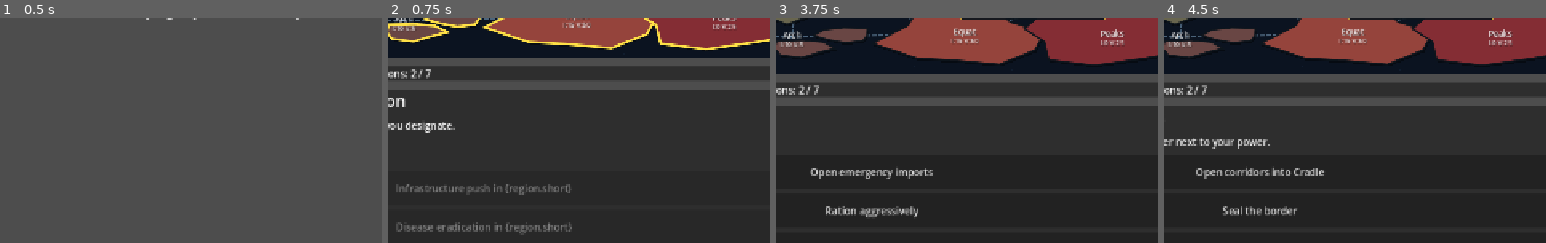
Above: before the commit, frames 1-4 (left to right).
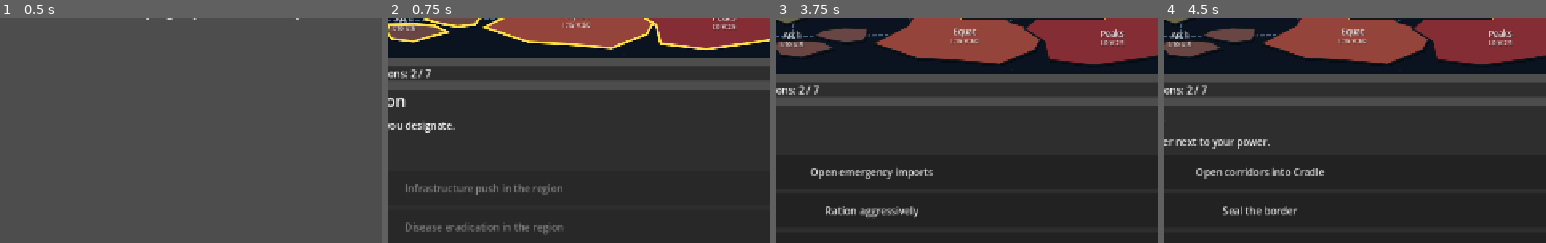
Above: after the commit, the same moments.

Repository: josemarnaiz/civplaguerush
Game: Godot game, scene res://scenes/MainMenu.tscn
Same seed, same stepped clock (60 frames per second), same inputs: the game is played once before the commit and once after it.
Inputs (mouse positions are % of the whole screen's width and height, from its top left):
- Up to frame 1 (0.5 s): no input
- Up to frame 2 (0.75 s): click "Start Run" at 0.5 s
- Up to frame 3 (3.75 s): tap Enter at 1.25 s; drag from (50, 26) to (60, 28) at 1.27 s; drag from (29, 55) to (45, 70) at 2.02 s; click "Infrastructure push in Silica" at 2.75 s; click "Deploy loyalist cadre" at 3.5 s
- Up to frame 4 (4.5 s): click "Open emergency imports" at 4.25 s
The pictures show only the part of the screen within x 37-87%, y 37-87%; the shares and areas given below are measured in that part.

Frame 1 is identical in both runs. In frame 2, 1.5% of the frame differs, in the area x 2-49%, y 73-97%; in frame 3, less than 0.1%; in frame 4, nothing differs.

Commit message:
Clean Windows export + finish player_chooses UX
- exclude build/, tools/, docs/ and export_presets.cfg from every preset
  so autoplay screenshots and dev scripts never get packed into the .exe
- track build/.godotignore so Godot stops importing autoplay PNGs
- substitute {region.*} placeholders with neutral copy in the event panel
  while the player is choosing a region, keep the raw template in the
  event data so the real region can still be formatted after the pick
- autoplay_exe.ps1: check _awaiting_region_pick before clicking a choice
  button (disabled buttons in player_chooses events were no-ops), finish
  the run reliably in 12 turns

Made-with: Cursor

Diff:
--- a/scripts/run_scene.gd
+++ b/scripts/run_scene.gd
@@ -124,13 +124,19 @@
 	var event_data: Dictionary = current_turn_events[current_event_index]
 	var kind: String = String(event_data.get("_kind", "global"))
 
-	event_title_label.text = String(event_data.get("title", "Unknown Event"))
-	event_description_label.text = String(event_data.get("description", "No description."))
+	# For player_chooses events we don't know the region yet, so replace the
+	# remaining {region.*} placeholders with neutral copy for display only.
+	# The raw event_data keeps the templates intact so _on_region_clicked can
+	# still format them against the real region once the player picks.
+	var pending_pick: bool = (kind == "player_chooses")
+	var display_placeholder: Dictionary = { "name": "the chosen region", "short": "the region" }
+	event_title_label.text = _display_text(String(event_data.get("title", "Unknown Event")), pending_pick, display_placeholder)
+	event_description_label.text = _display_text(String(event_data.get("description", "No description.")), pending_pick, display_placeholder)
 
 	var profile: Dictionary = platform_profile.current_profile()
 	var min_size: Vector2i = profile.get("button_min_size", Vector2i(220, 54))
 
-	if kind == "player_chooses":
+	if pending_pick:
 		_begin_region_pick_mode(event_data)
 	else:
 		_end_region_pick_mode()
@@ -139,7 +145,7 @@
 
 	for choice in event_data.get("choices", []):
 		var button := Button.new()
-		button.text = String(choice.get("label", "Choose"))
+		button.text = _display_text(String(choice.get("label", "Choose")), pending_pick, display_placeholder)
 		button.autowrap_mode = TextServer.AUTOWRAP_WORD_SMART
 		button.custom_minimum_size = Vector2(min_size.x, min_size.y)
 		button.disabled = _awaiting_region_pick
@@ -168,6 +174,12 @@
 	_awaiting_region_pick = false
 	if region_map.has_method("clear_selectable"):
 		region_map.clear_selectable()
+
+
+func _display_text(source: String, clean_placeholders: bool, fallback: Dictionary) -> String:
+	if not clean_placeholders:
+		return source
+	return event_director.format_text(source, fallback)
 
 
 func _update_active_target(event_data: Dictionary) -> void:
Not shown, changed: export_presets.cfg
Not shown, added: scripts/mcp_interaction_server.gd.uid
Not shown, added: scripts/systems/region_grid.gd.uid
Not shown, added: scripts/ui/region_map.gd.uid
Not shown, changed: .gitignore
Not shown, changed: tools/autoplay_exe.ps1
